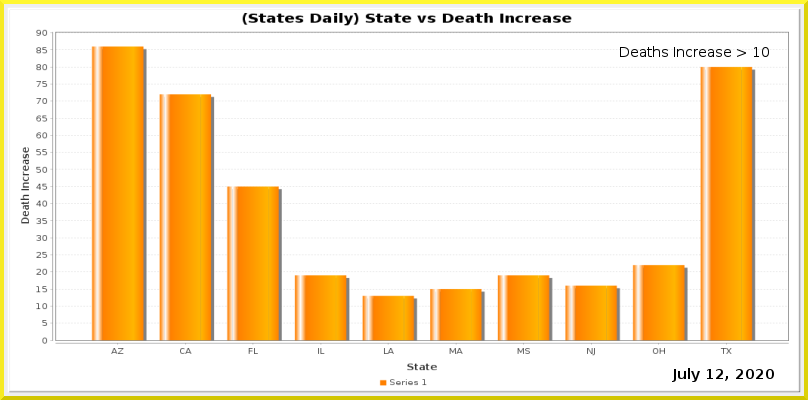
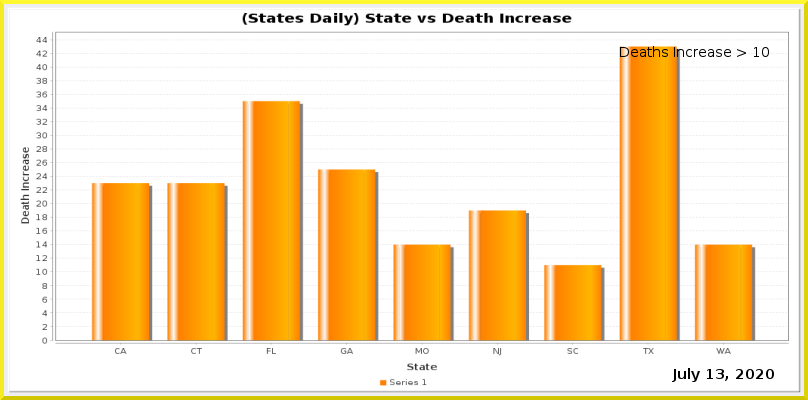
The second (808, 400) image is a revision of the first. Changes to its layers:
painted on "Current Date" over [716, 369, 724, 379]
painted on "Date_vs_TestIncrease.png" over [36, 29, 789, 356]
